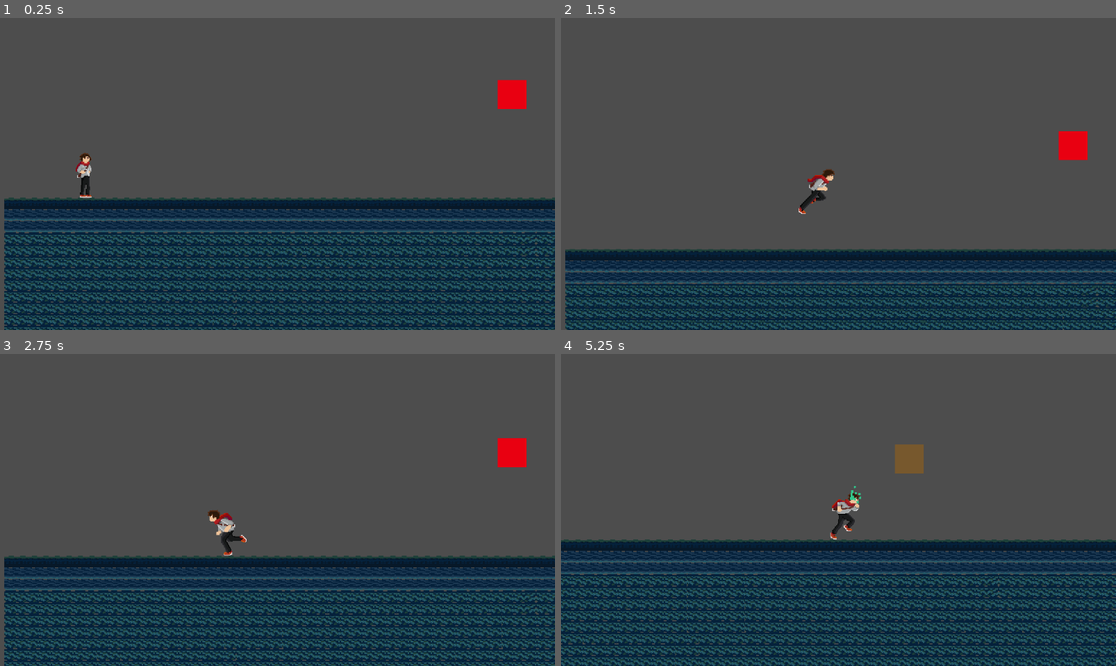
Above: before the commit, frames 1-4 (two rows, left to right).
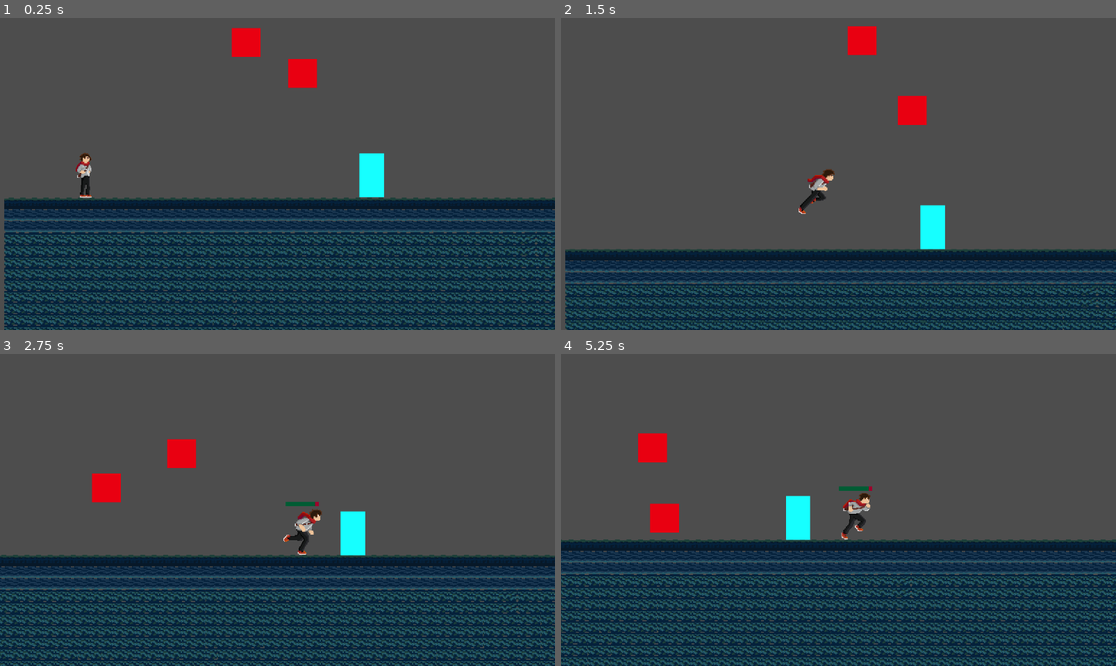
Above: after the commit, the same moments.

Repository: GuilhermeBisse/Tower-of-Death
Game: Godot game, scene res://Scenes/lobby.tscn
The game is run twice, just before and just after one commit, with the same random seed, the same clock (stepped at 60 frames per second) and the same inputs.
Inputs:
- Up to frame 1 (0.25 s): no input
- Up to frame 2 (1.5 s): hold D (right) from 0.53 s (still down); tap J (attack) at 0.6 s; tap Space (jump) at 0.77, 0.8, 1.07, 1.35 s
- Up to frame 3 (2.75 s): tap Space (jump) at 1.52, 1.82, 2.3 s; tap J (attack) at 1.55, 2.1 s; release D (right) at 2.03 s; hold A (left) from 2.03 s (still down)
- Up to frame 4 (5.25 s): release A (left) at 2.78 s; hold D (right) 2.78-4.28 s; tap J (attack) at 2.85, 4.35, 5.1 s; tap Space (jump) at 3.02, 3.32, 3.6, 3.77, 4.07, 4.52, 4.82 s; hold A (left) 4.28-5.03 s; hold D (right) from 5.03 s (still down)

The runs differ from the first frame. In frame 1, 2.1% of the frame differs, in the area x 41-95%, y 3-58%; in frame 2, 2.1%; in frame 3, 19%; in frame 4, 20%, in the area x 0-100%, y 25-100%.

Commit message:
Standing enemy concept and some improvements on combat and hit animations

Diff:
--- a/Prefabs/enemy_1.tscn
+++ b/Prefabs/enemy_1.tscn
@@ -1,15 +1,18 @@
-[gd_scene load_steps=9 format=3 uid="uid://c2hcqohgaw0t5"]
+[gd_scene load_steps=10 format=3 uid="uid://c2hcqohgaw0t5"]
 
 [ext_resource type="Script" path="res://Scripts/enemy_1.gd" id="1_riyx6"]
 
 [sub_resource type="RectangleShape2D" id="RectangleShape2D_slq3n"]
-size = Vector2(42, 42)
+size = Vector2(40, 40)
 
 [sub_resource type="CircleShape2D" id="CircleShape2D_qncv4"]
 radius = 198.01
 
 [sub_resource type="CircleShape2D" id="CircleShape2D_gs42d"]
 radius = 158.0
+
+[sub_resource type="RectangleShape2D" id="RectangleShape2D_5vctl"]
+size = Vector2(42, 42)
 
 [sub_resource type="Animation" id="Animation_m2ynq"]
 length = 0.001
@@ -59,7 +62,6 @@
 shape = SubResource("RectangleShape2D_slq3n")
 
 [node name="SightArea" type="Area2D" parent="."]
-visible = false
 
 [node name="CollisionShape2D" type="CollisionShape2D" parent="SightArea"]
 shape = SubResource("CircleShape2D_qncv4")
@@ -83,7 +85,8 @@
 color = Color(0.914954, 0, 0.0668436, 1)
 
 [node name="HitBox" type="CollisionShape2D" parent="CollisionArea"]
-shape = SubResource("RectangleShape2D_slq3n")
+shape = SubResource("RectangleShape2D_5vctl")
+debug_color = Color(0.668713, 0, 0.268887, 0.42)
 
 [node name="anim" type="AnimationPlayer" parent="."]
 libraries = {
--- /dev/null
+++ b/Prefabs/standing_enemy.tscn
@@ -0,0 +1,61 @@
+[gd_scene load_steps=5 format=3 uid="uid://7wlia6j3uw4f"]
+
+[ext_resource type="Script" path="res://Scripts/StandingEnemy.gd" id="1_3uqiy"]
+
+[sub_resource type="RectangleShape2D" id="RectangleShape2D_fkonv"]
+size = Vector2(63, 112)
+
+[sub_resource type="RectangleShape2D" id="RectangleShape2D_apssp"]
+size = Vector2(157, 25)
+
+[sub_resource type="RectangleShape2D" id="RectangleShape2D_ywmt5"]
+size = Vector2(168.307, 31.6614)
+
+[node name="StandingEnemy" type="CharacterBody2D"]
+scale = Vector2(0.536931, 0.536931)
+collision_layer = 3
+collision_mask = 3
+script = ExtResource("1_3uqiy")
+
+[node name="ColorRect" type="ColorRect" parent="."]
+offset_left = -31.0
+offset_top = -57.0
+offset_right = 32.0
+offset_bottom = 56.0
+color = Color(0.0862745, 1, 1, 1)
+metadata/_edit_use_anchors_ = true
+
+[node name="SightRay1" type="RayCast2D" parent="."]
+position = Vector2(0, -36)
+target_position = Vector2(357, -1)
+collision_mask = 3
+
+[node name="hurtbox" type="CollisionShape2D" parent="."]
+position = Vector2(0.5, -1)
+shape = SubResource("RectangleShape2D_fkonv")
+
+[node name="SpearRange" type="Area2D" parent="."]
+
+[node name="CollisionShape2D" type="CollisionShape2D" parent="SpearRange"]
+position = Vector2(108.5, -5)
+shape = SubResource("RectangleShape2D_apssp")
+debug_color = Color(0.995991, 0, 0.195235, 0.42)
+
+[node name="HitBox" type="Area2D" parent="."]
+
+[node name="CollisionShape2D" type="CollisionShape2D" parent="HitBox"]
+position = Vector2(115.127, -4.65609)
+shape = SubResource("RectangleShape2D_ywmt5")
+disabled = true
+debug_color = Color(0.797637, 0.28198, 0.788478, 0.42)
+
+[node name="WalkTime" type="Timer" parent="."]
+autostart = true
+
+[node name="AttackDelay" type="Timer" parent="."]
+wait_time = 0.37
+
+[connection signal="body_entered" from="SpearRange" to="." method="_on_spear_range_body_entered"]
+[connection signal="body_exited" from="SpearRange" to="." method="_on_spear_range_body_exited"]
+[connection signal="timeout" from="WalkTime" to="." method="_on_walk_time_timeout"]
+[connection signal="timeout" from="AttackDelay" to="." method="_on_attack_delay_timeout"]
--- a/Scenes/lobby.tscn
+++ b/Scenes/lobby.tscn
@@ -1,8 +1,9 @@
-[gd_scene load_steps=6 format=3 uid="uid://s2eb0658mlth"]
+[gd_scene load_steps=7 format=3 uid="uid://s2eb0658mlth"]
 
 [ext_resource type="PackedScene" uid="uid://bgsoxr6nsjbrr" path="res://Prefabs/player.tscn" id="1_jsjsy"]
 [ext_resource type="Texture2D" uid="uid://qmsohnvdnmax" path="res://Sprites/TileSet/main.png" id="2_5xgrh"]
 [ext_resource type="PackedScene" uid="uid://c2hcqohgaw0t5" path="res://Prefabs/enemy_1.tscn" id="3_bqtq6"]
+[ext_resource type="PackedScene" uid="uid://7wlia6j3uw4f" path="res://Prefabs/standing_enemy.tscn" id="4_038jh"]
 
 [sub_resource type="TileSetAtlasSource" id="TileSetAtlasSource_084tw"]
 texture = ExtResource("2_5xgrh")
@@ -161,4 +162,10 @@
 layer_0/tile_data = PackedInt32Array(2162703, 262144, 0, 2228239, 131072, 0, 2293775, 131072, 0, 2359311, 0, 1, 2424847 …(25060 unchanged characters)…
 
 [node name="Enemy1" parent="." instance=ExtResource("3_bqtq6")]
-position = Vector2(639, 385)
+position = Vector2(349, 356)
+
+[node name="StandingEnemy" parent="." instance=ExtResource("4_038jh")]
+position = Vector2(444, 460)
+
+[node name="Enemy2" parent="." instance=ExtResource("3_bqtq6")]
+position = Vector2(271, 313)
--- /dev/null
+++ b/Scripts/StandingEnemy.gd
@@ -0,0 +1,83 @@
+extends CharacterBody2D
+
+var dir: float
+const speed = 900.0
+const JUMP_VELOCITY = -400.0
+var is_chasing = false
+var player
+var player_on_spear_range = false
+@onready var walk_time = $WalkTime
+@onready var sight_ray_1 = $SightRay1
+@onready var spear_range = $SpearRange
+@onready var hit_box = $HitBox
+@onready var attack_delay = $AttackDelay
+
+# Get the gravity from the project settings to be synced with RigidBody nodes.
+var gravity = ProjectSettings.get_setting("physics/2d/default_gravity")
+
+func _ready():
+	player = Global.global_player
+
+func _physics_process(delta):
+	# Add the gravity.
+	if not is_on_floor():
+		velocity.y += gravity * delta
+
+	# Handle jump.
+
+	velocity.x = dir * speed * delta
+	#print(velocity.x)
+	handle_movement()
+	handle_animation()
+	move_and_slide()
+
+
+func _on_walk_time_timeout():
+	if !is_chasing:
+		dir = 0
+		await get_tree().create_timer(3).timeout
+		walk_time.wait_time = choose([1,1.5,2])
+		dir = choose([-1,1])
+
+func choose(array):
+	array.shuffle()
+	return array.front()
+
+func handle_animation():
+	if velocity.x < 0:
+		spear_range.scale.x = -1
+		sight_ray_1.scale.x = -1
+		hit_box.scale.x = -1
+	elif velocity.x > 0:
+		spear_range.scale.x = 1
+		sight_ray_1.scale.x = 1
+		hit_box.scale.x = 1
+
+func handle_movement():
+	if sight_ray_1.is_colliding():
+		if sight_ray_1.get_collider() == player:
+			is_chasing = true
+
+	if is_chasing and !player_on_spear_range:
+		dir = position.direction_to(player.global_position).x * 5
+	elif player_on_spear_range:
+		dir = 0;
+
+func _on_spear_range_body_entered(body):
+	if body == player:
+		player_on_spear_range = true
+		attack_delay.start()
+
+func _on_spear_range_body_exited(body):
+	if body == player:
+		player_on_spear_range = false
+
+
+func _on_attack_delay_timeout():
+	if player_on_spear_range:
+		var collision_shape = hit_box.get_node("CollisionShape2D")
+		await get_tree().create_timer(.1).timeout
+		collision_shape.disabled = false
+		await get_tree().create_timer(.1).timeout
+		collision_shape.disabled = true
+		attack_delay.start()
--- a/Scripts/enemy_1.gd
+++ b/Scripts/enemy_1.gd
@@ -66,9 +66,7 @@
 
 func _on_collision_area_body_entered(body):
 	if body==player:
-		if(body.life > 10):
-			body.life -= 10
-			body.LifeBar.visible = true
-		else:
-			body.queue_free()
-			print("Você morreu seu animal!")
+		body.hurt(self,10)
+		knockback_vector = (global_position - player.global_position) * 0.5
+		var knockback_tween:= get_tree().create_tween()
+		knockback_tween.tween_property(self,"knockback_vector", Vector2.ZERO,0.25)
--- a/Scripts/player.gd
+++ b/Scripts/player.gd
@@ -3,7 +3,6 @@
 @onready var animation = $animation
 @onready var sword_area_side = $SwordSideArea
 @onready var sword_area_up = $SwordUpArea
-
 @onready var LifeBar = $ProgressBar
 
 const SPEED = 250.0
@@ -12,25 +11,29 @@
 # Get the gravity from the project settings to be synced with RigidBody nodes.
 var gravity = ProjectSettings.get_setting("physics/2d/default_gravity")
 var life = 100
-
+@onready var knockback_vector:= Vector2.ZERO
 func _ready():
 	Global.global_player = self
 	LifeBar.visible = false
 
 func _physics_process(delta):
 	LifeBar.value = life
-	if not is_on_floor():
+	if knockback_vector != Vector2.ZERO:
+		velocity = knockback_vector * 20
+
+	elif not is_on_floor():
 		velocity.y += gravity * delta
 
 	# Handle jump.
-	if Input.is_action_just_pressed("jump") and is_on_floor():
+	elif Input.is_action_just_pressed("jump") and is_on_floor():
 		velocity.y = JUMP_VELOCITY
 
 	var direction = Input.get_axis("left", "right")
-	if direction:
-		velocity.x = direction * SPEED
-	else:
-		velocity.x = move_toward(velocity.x, 0, SPEED)
+	if knockback_vector == Vector2.ZERO:
+		if direction:
+			velocity.x = direction * SPEED
+		else:
+			velocity.x = move_toward(velocity.x, 0, SPEED)
 	handle_animation()
 	handle_attack()
 	move_and_slide()
@@ -71,3 +74,14 @@
 			damage_zone_side.disabled = false
 			await get_tree().create_timer(0.3).timeout
 			damage_zone_side.disabled = true
+
+func hurt(body,damage):
+	if(life > damage):
+			life -= damage
+			LifeBar.visible = true
+	else:
+			#queue_free()
+			print("Você morreu seu animal!")
+	knockback_vector = (global_position - body.global_position)
+	var knockback_tween:= get_tree().create_tween()
+	knockback_tween.tween_property(self,"knockback_vector", Vector2.ZERO,0.25)
